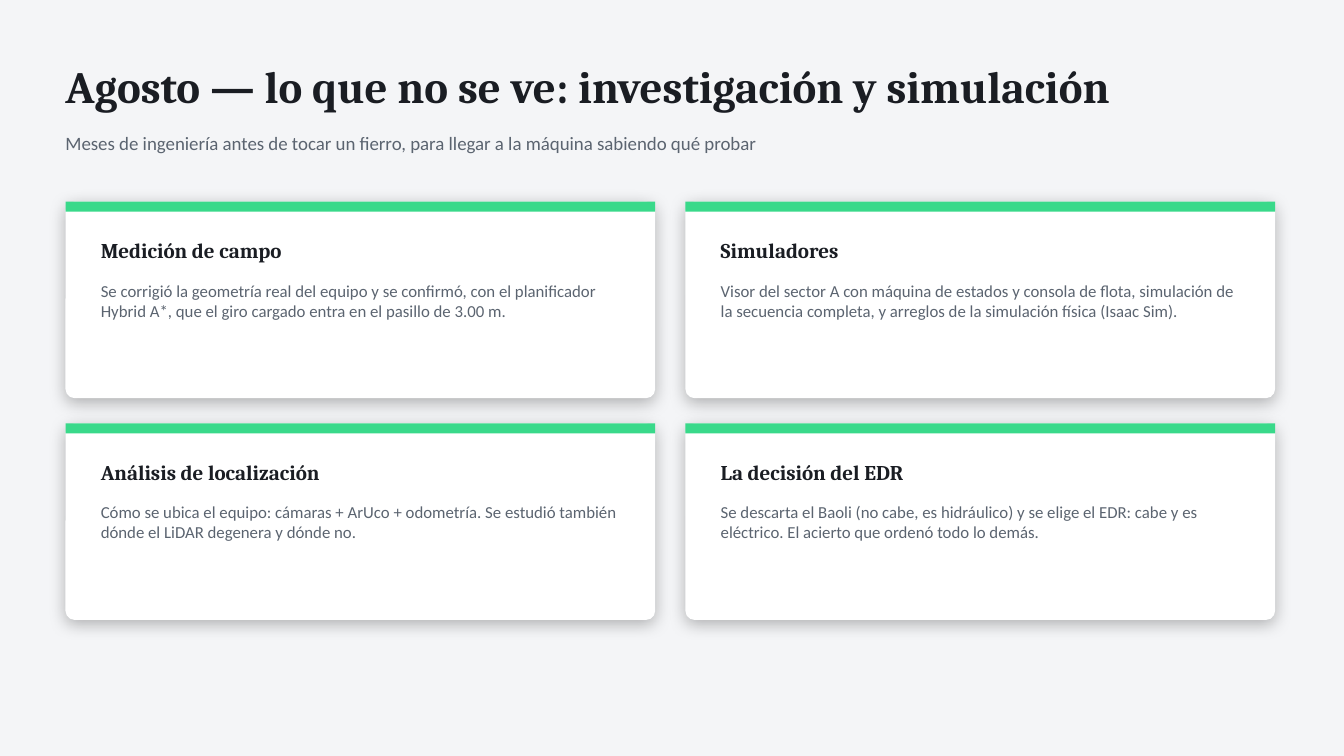
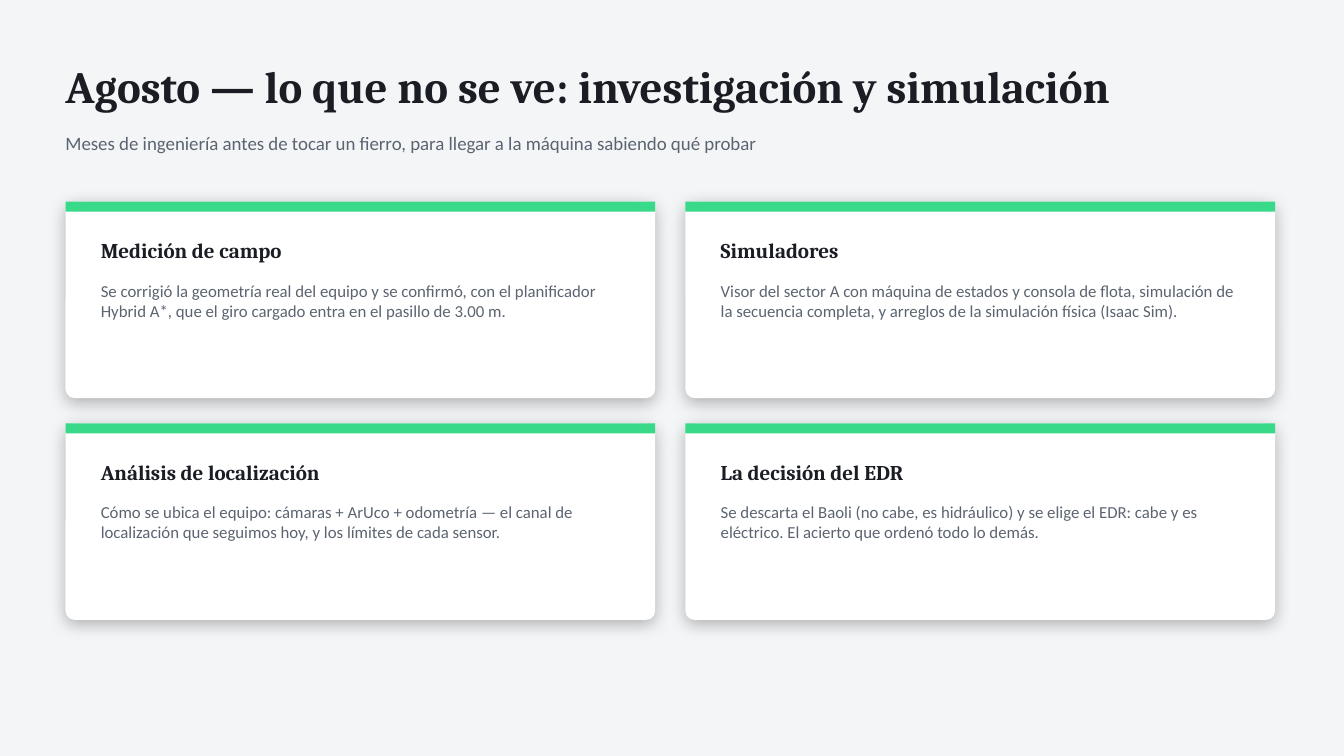
Before and after one commit to Rodzilla-TheCreator/tata, a slide deck: slide 6 of presentaciones/TaTa_Estado_y_Pedido_Omar.pptx. Drawn at 1344x756 pixels with LibreOffice and Linux fonts; fonts in the diff are those of the drawing. Boxes give left, top, right and bottom in pixels: in the first picture for what was removed or moved away, otherwise in the second. Text is boxed around its words. In the diff, an @@ line names an element or a change of style, - is before the commit and + after.

```diff
--- a/presentaciones/TaTa_Estado_y_Pedido_Omar.pptx
+++ b/presentaciones/TaTa_Estado_y_Pedido_Omar.pptx
@@ text at bbox=[101, 506, 572, 541]: text changed @@
-Cómo se ubica el equipo: cámaras + ArUco + odometría. Se estudió también dónde el LiDAR degenera y dónde no.
+Cómo se ubica el equipo: cámaras + ArUco + odometría — el canal de localización que seguimos hoy, y los límites de cada sensor.
```
Also in this commit, not shown: 5 other slides changed, 1 slide removed, 2 other files.
